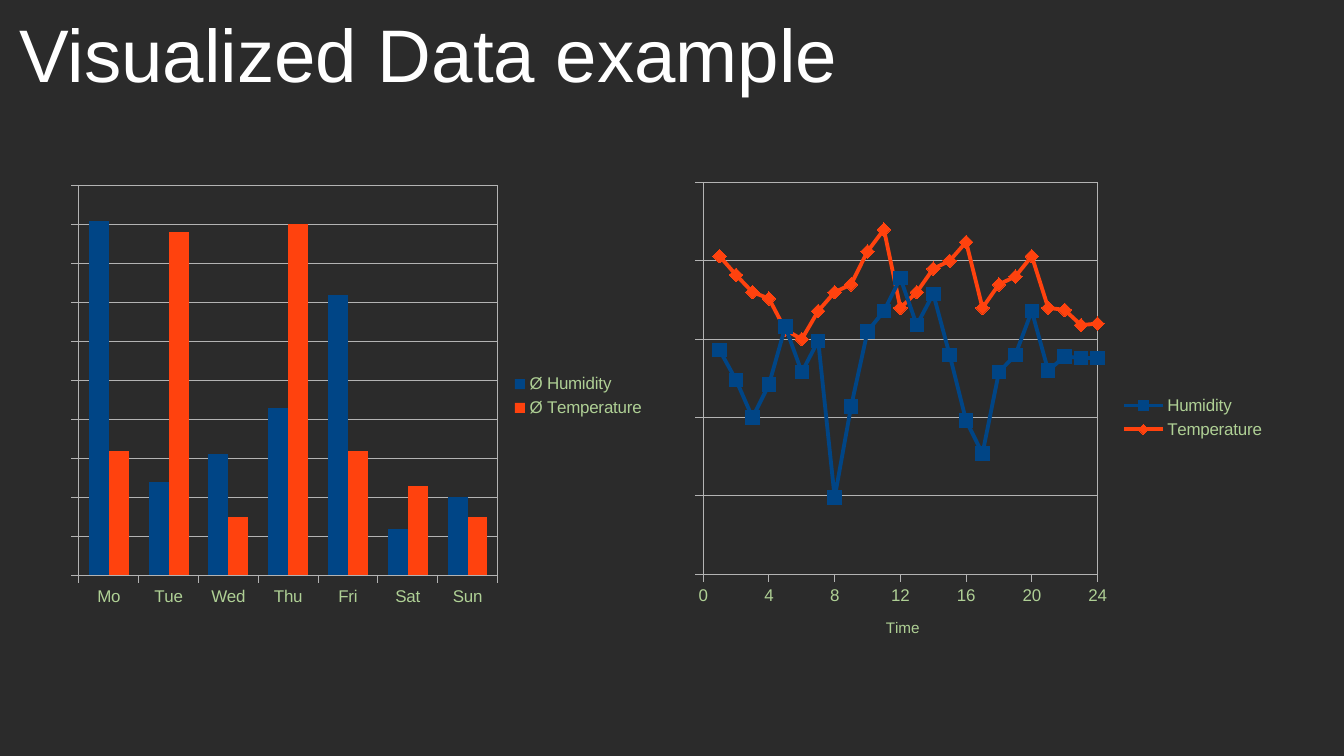
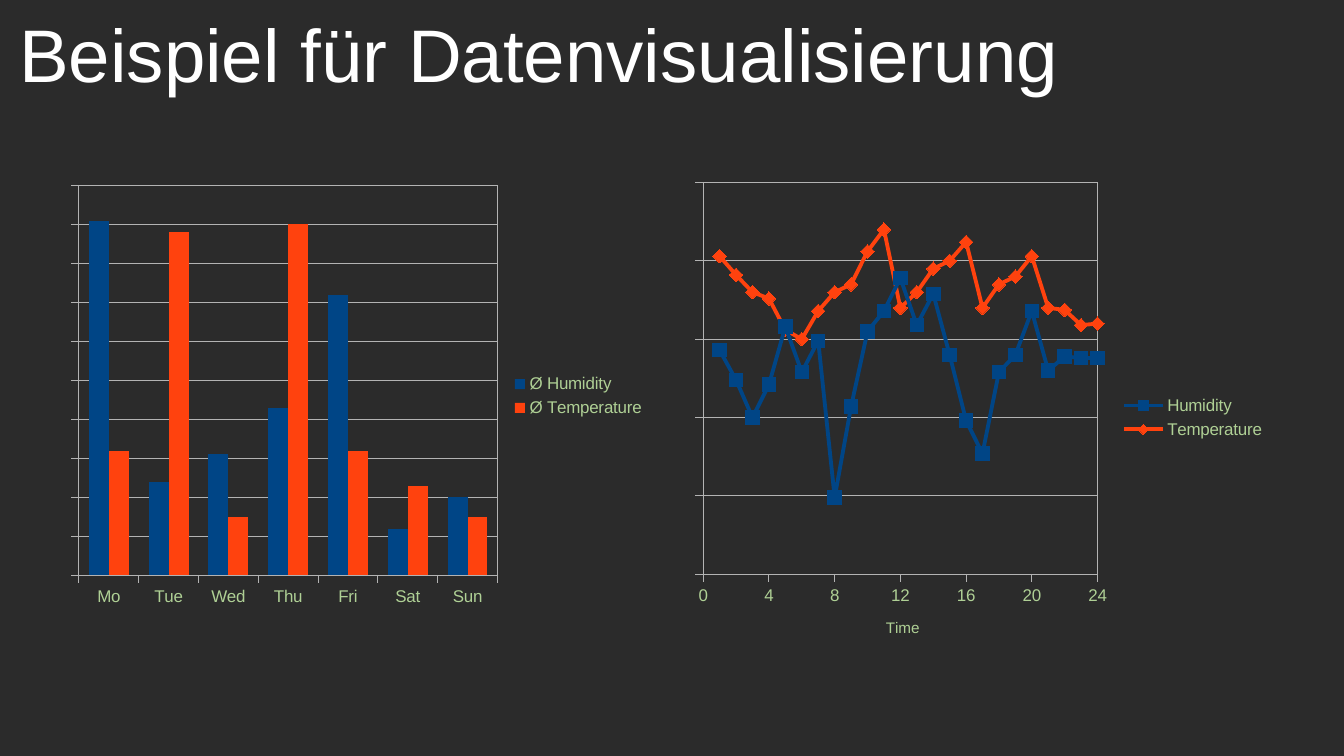
Before and after one commit to PhilippWuerfel/EspSensorProj, a slide deck: slide 3 of documentation/EspSensorProj.odp. Drawn at 1344x756 pixels with LibreOffice and Linux fonts; fonts in the diff are those of the drawing; background and template pictures are left out; a plain dark background stands for a picture behind light text. Boxes give left, top, right and bottom in pixels: in the first picture for what was removed or moved away, otherwise in the second. Text is boxed around its words. In the diff, an @@ line names an element or a change of style, - is before the commit and + after.

Commit message:
Update on presentation

```diff
--- a/documentation/EspSensorProj.odp
+++ b/documentation/EspSensorProj.odp
@@ title at [19,28,1058,96]: text changed @@
-Visualized Data example
+Beispiel für Datenvisualisierung
```
Also in this commit, not shown: 2 other slides changed, 1 other file.
